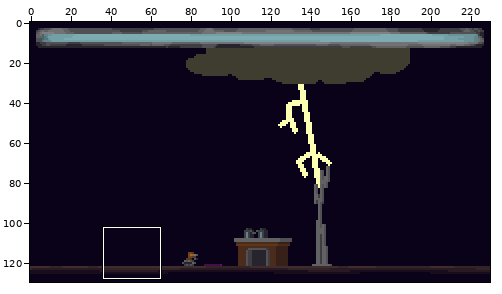
A pixel-art file gets an edit: external/twitter/scene.aseprite. Above: a wide view before the commit, with the close-up outlined.
Close-up. First the earlier version:
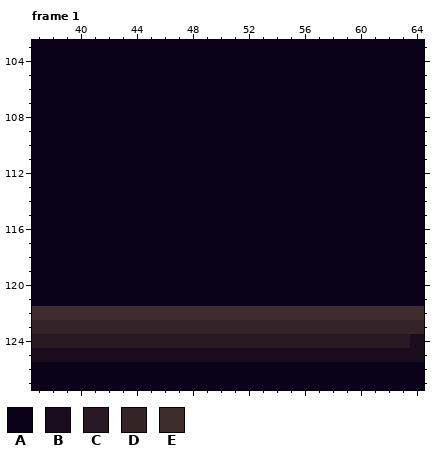
230x130 pixels, 12 frames. Shown: frame 1: x 37..64, y 103..127.
Visible layers, top first: "health bar", "filler", "health bar base", "lightning rod", "lightning rough size", "storm rough size", "enemy", "minion body", "claw", "tread", "base", "battery", "ground", "bg".
Palette (. is transparent): A #0a0219  B #190d1d  C #281922  D #342327  E #3f2c2c
Pixels before, frame 1, first column x 37:
103 AAAAAAAAAAAAAAAAAAAAAAAAAAAA
104 AAAAAAAAAAAAAAAAAAAAAAAAAAAA
105 AAAAAAAAAAAAAAAAAAAAAAAAAAAA
106 AAAAAAAAAAAAAAAAAAAAAAAAAAAA
107 AAAAAAAAAAAAAAAAAAAAAAAAAAAA
108 AAAAAAAAAAAAAAAAAAAAAAAAAAAA
109 AAAAAAAAAAAAAAAAAAAAAAAAAAAA
110 AAAAAAAAAAAAAAAAAAAAAAAAAAAA
111 AAAAAAAAAAAAAAAAAAAAAAAAAAAA
112 AAAAAAAAAAAAAAAAAAAAAAAAAAAA
113 AAAAAAAAAAAAAAAAAAAAAAAAAAAA
114 AAAAAAAAAAAAAAAAAAAAAAAAAAAA
115 AAAAAAAAAAAAAAAAAAAAAAAAAAAA
116 AAAAAAAAAAAAAAAAAAAAAAAAAAAA
117 AAAAAAAAAAAAAAAAAAAAAAAAAAAA
118 AAAAAAAAAAAAAAAAAAAAAAAAAAAA
119 AAAAAAAAAAAAAAAAAAAAAAAAAAAA
120 AAAAAAAAAAAAAAAAAAAAAAAAAAAA
121 AAAAAAAAAAAAAAAAAAAAAAAAAAAA
122 EEEEEEEEEEEEEEEEEEEEEEEEEEEE
123 DDDDDDDDDDDDDDDDDDDDDDDDDDDD
124 CCCCCCCCCCCCCCCCCCCCCCCCCCCB
125 BBBBBBBBBBBBBBBBBBBBBBBBBBBB
126 AAAAAAAAAAAAAAAAAAAAAAAAAAAA
127 AAAAAAAAAAAAAAAAAAAAAAAAAAAA
The same view after the edit:
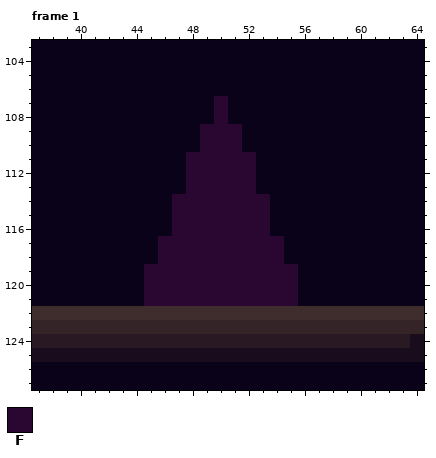
Colours new in this view: F #2a0730
From old to new:
layer "diamond" added
Frame 1, layer "diamond":
y 107..108: x 50 A -> F
y 109..110: x 49..51 AAA -> FFF
y 111..113: x 48..52 AAAAA -> FFFFF
y 114..116: x 47..53 AAAAAAA -> FFFFFFF
y 117..118: x 46..54 AAAAAAAAA -> FFFFFFFFF
y 119..121: x 45..55 AAAAAAAAAAA -> FFFFFFFFFFF
Boxes around the changes in both close-ups, in picture pixels (x1, y1, x2, y2):
changed: (144, 96, 298, 306)
